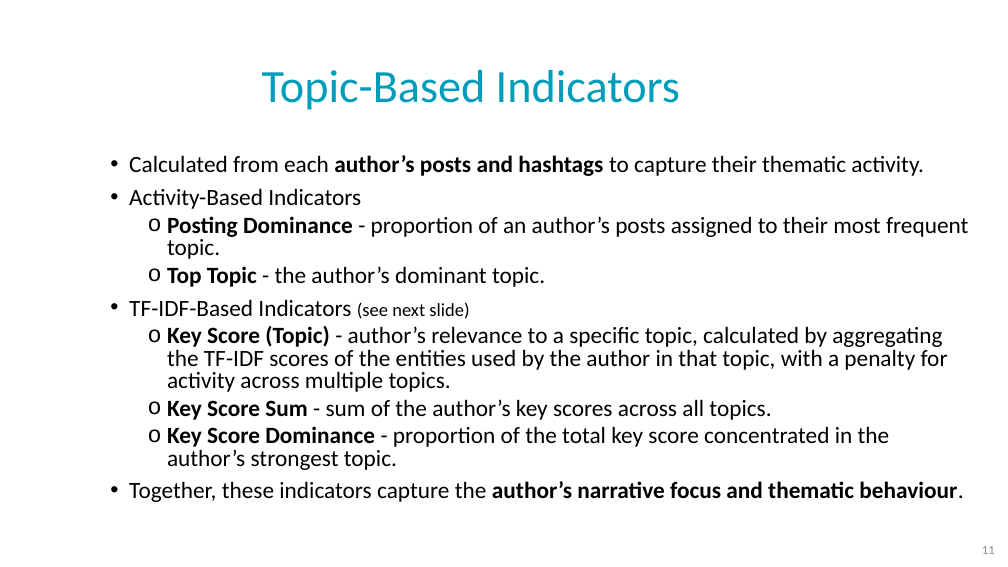
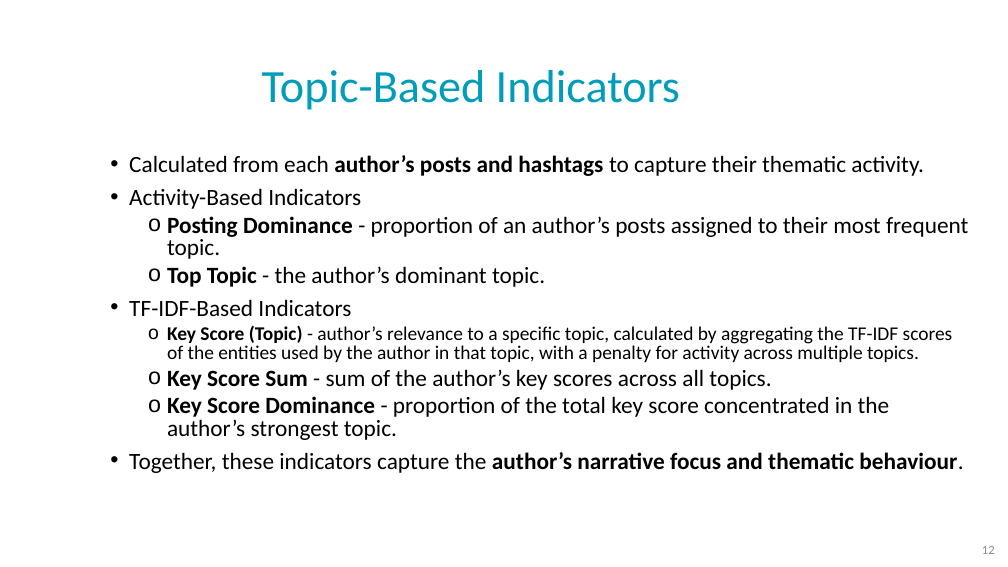
Before and after one commit to NoaTal1996/Backbone-Graph, a slide deck: slide 12 of docs/meeting/2026_09_23.pptx (slide 11 before the commit). Drawn at 1008x567 pixels with LibreOffice and Linux fonts; fonts in the diff are those of the drawing; background and template pictures are left out. Boxes give left, top, right and bottom in pixels: in the first picture for what was removed or moved away, otherwise in the second. Text is boxed around its words. In the diff, an @@ line names an element or a change of style, - is before the commit and + after.

```diff
--- a/docs/meeting/2026_09_23.pptx
+++ b/docs/meeting/2026_09_23.pptx
@@ text at (x1=129, y1=299, x2=351, y2=316): text changed @@
-• TF-IDF-Based Indicators (see next slide)
+• TF-IDF-Based Indicators
@@ text at (x1=167, y1=325, x2=953, y2=362): size 22.2 to 18.5 pt in "Key Score (Topic) - author’s relevance to ..." @@
@@ page number at (x1=982, y1=546, x2=995, y2=554): text changed @@
-11
+12
```
Also in this commit, not shown: 9 other slides changed.
